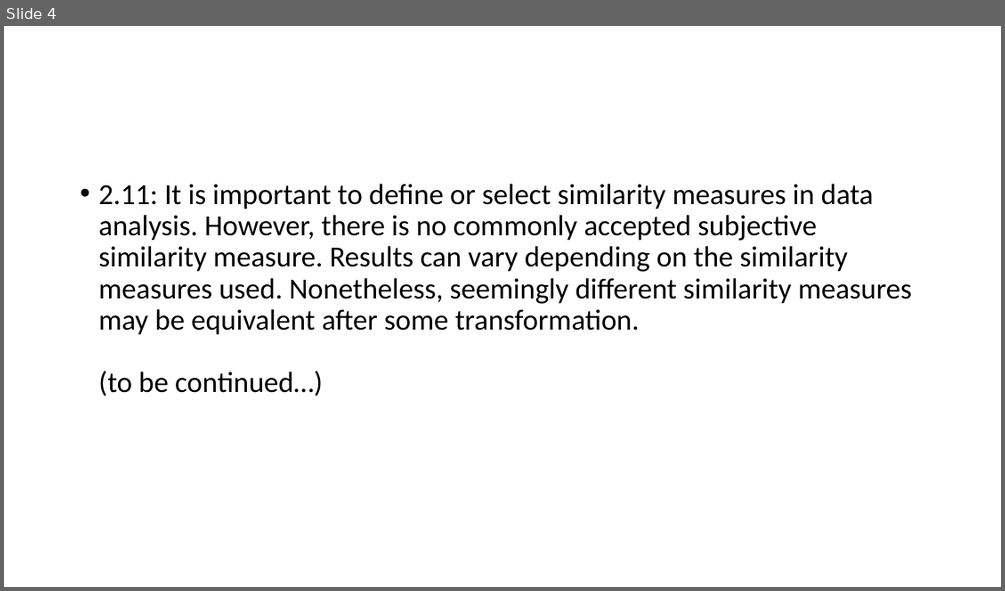
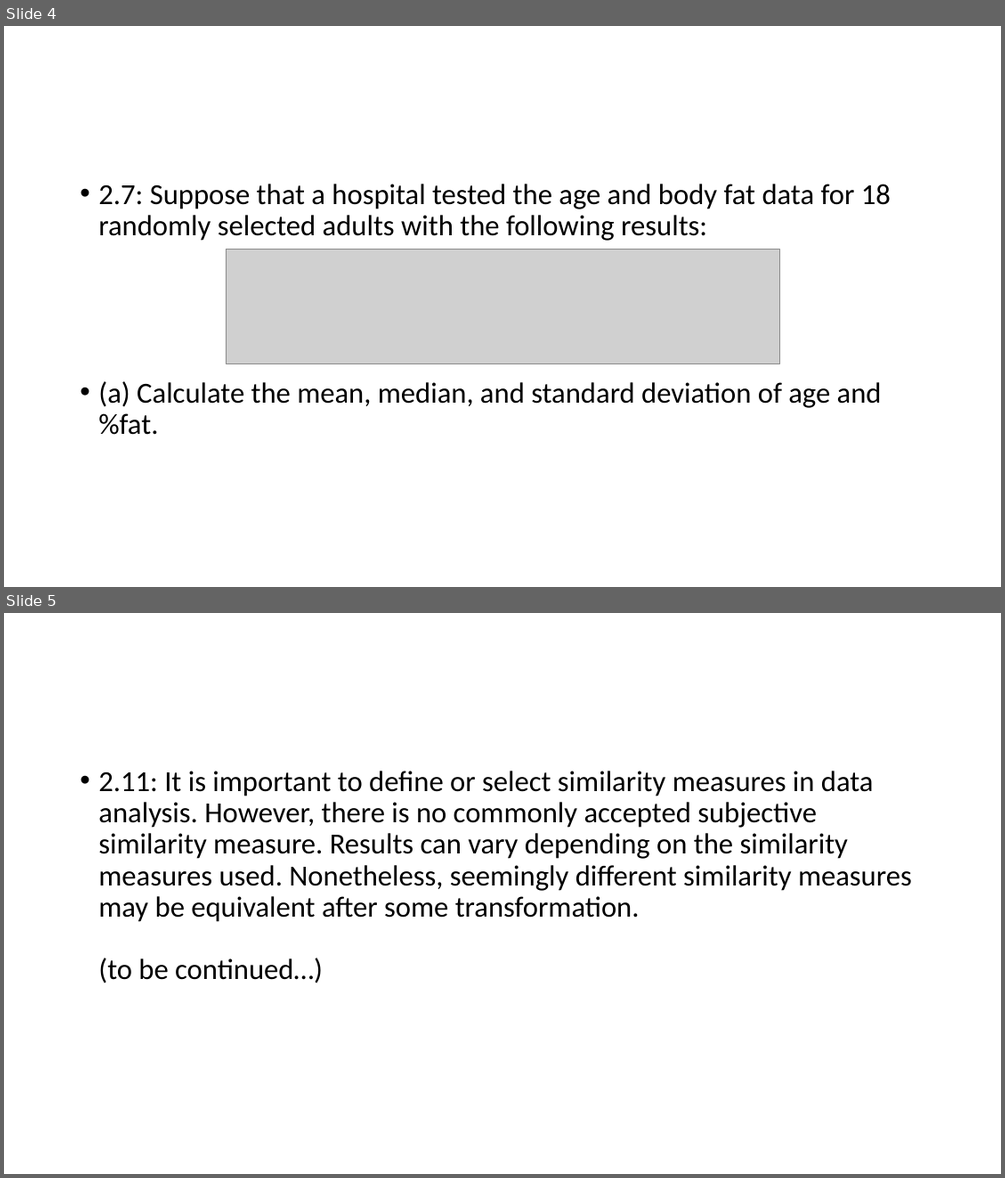
Before and after one commit to chriswjh/chriswjh.github.io, a slide deck: EDM/HW1.pptx. Shown one above the other, each under a label of ours: slide 4 before the commit, slides 4 and 5 after it. The pictures are 1005x591 and 1005x1178 pixels, drawn with LibreOffice and Linux fonts; fonts in the diff are those of the drawing; grey boxes stand for pictures. Boxes give left, top, right and bottom in pixels: in the first picture for what was removed or moved away, otherwise in the second. Text is boxed around its words. In the diff, an @@ line names an element or a change of style, - is before the commit and + after.

```diff
--- a/EDM/HW1.pptx
+++ b/EDM/HW1.pptx
@@ slide 4 added at bbox=[4, 26, 1001, 587], background #FFFFFF @@
@@ text added at bbox=[98, 184, 890, 435], 28 pt, text #000000 @@
+• 2.7: Suppose that a hospital tested the age and body fat data for 18 randomly selected adults with the following results:
+• (a) Calculate the mean, median, and standard deviation of age and %fat.
@@ picture added at bbox=[226, 248, 779, 363] @@
@@ what was slide 4 is now slide 5 @@
```
Also in this commit, not shown: 3 slides changed, 3 other files.
